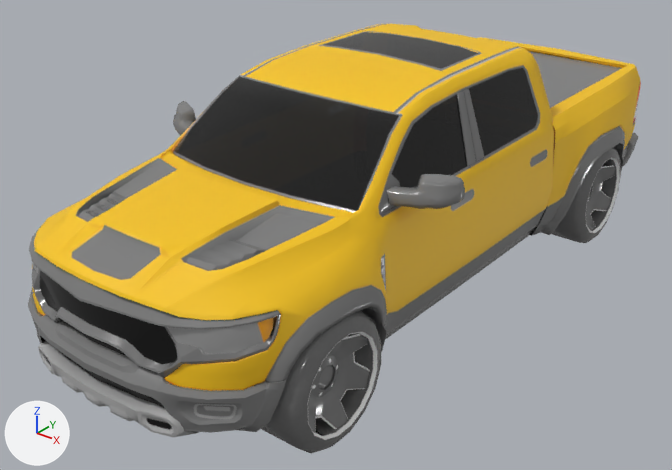
Renders of the FBX model Assets/Models/Cars/Dodge/Dodge_1.fbx from each side of a commit.
Rendered twice from a camera (50 mm lens) standing at (3.95, -5.52, 3.63) and looking at (-0.18, -0.37, 0.43). Lighting does not change. The marker at lower left points along +X, +Y and +Z. Where no turn or scale is listed for an object, it has been applied to the vertices.

In view in the first picture: 'BSurfaceMesh.013', 'BSurfaceMesh.014', 'Cylinder.002'.
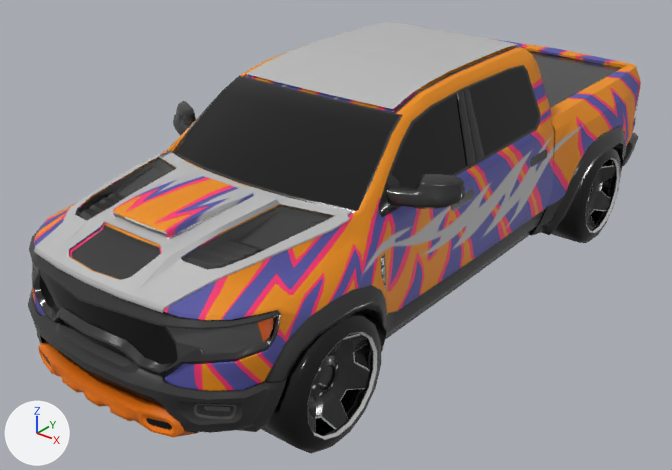
Location of each change, [x1, y1, x2, y2] in pixels of the pictures (672 x 470 px):
```json
{"object": "BSurfaceMesh.014", "change": "surface changed", "before": [29, 24, 641, 408], "after": [29, 24, 641, 408]}
{"object": "Dodge_carbon", "change": "added", "after": [34, 22, 516, 313], "faces in mat_carbon_doodge (grey #bcbcbc)": [34, 22, 516, 313], "faces in mat_dodge_airintake (its picture is missing)": [113, 205, 235, 239]}
{"object": "Cylinder.002", "change": "surface changed", "before": [262, 146, 621, 453], "after": [262, 146, 621, 453], "on screen": "grey to black"}
{"object": "BSurfaceMesh.013", "change": "surface changed", "before": [28, 133, 638, 437], "after": [28, 133, 638, 437]}
{"object": "Dodge_airintake2", "change": "added", "after": [113, 172, 254, 238]}
```

Scene script edits in JSON lines:
```json
{"op": "add", "block": "img_lighting_dodge_albedotransparency_png", "code": ["img_lighting_dodge_albedotransparency_png = load_image('Lighting_Dodge_AlbedoTransparency.png', 'Lighting_Dodge/Lighting_Dodge_AlbedoTransparency.png', 2048, 2048, 'sRGB')"]}
{"block": "mat_dodge", "where": "n2 = _N.new('ShaderNodeTexImage'); n2.name = 'Image Texture'"}
{"op": "set", "path": "n2.image", "old": "img_dodge_dodge_albedotransparency_png", "new": "img_lighting_dodge_albedotransparency_png"}
{"op": "add", "block": "mat_carbon_doodge", "code": ["mat_carbon_doodge = principled_material('carbon_doodge')", "mat_carbon_doodge.base_color = (0.5, 0.5, 0.5)  # grey #bcbcbc"]}
{"op": "add", "block": "mat_dodge_airintake", "code": ["mat_dodge_airintake = principled_material('Dodge_airintake')", "mat_dodge_airintake.base_color = (1.0, 1.0, 1.0)  # white #ffffff"]}
{"op": "add", "block": "me_mesh_004", "code": ["me_mesh_004 = bpy.data.meshes.new('Mesh.004')", "me_mesh_004.from_pydata(...)  # 282 vertices, 229 faces; spans x -0.85..0.85, y -1.86..1.86, z -0.38..0.38", "# faces by material slot: [100, 129]", "me_mesh_004.materials.append(mat_dodge_airintake)  # its picture is missing", "me_mesh_004.materials.append(mat_carbon_doodge)  # grey #bcbcbc"]}
{"op": "add", "block": "me_mesh_003", "code": ["me_mesh_003 = bpy.data.meshes.new('Mesh.003')", "me_mesh_003.from_pydata(...)  # 118 vertices, 100 faces; spans x -0.286..0.286, y -0.349..0.349, z -0.058..0.058", "me_mesh_003.materials.append(mat_dodge)"]}
{"op": "add", "block": "ob_dodge_carbon", "code": ["ob_dodge_carbon = bpy.data.objects.new('Dodge_carbon', me_mesh_004)", "ob_dodge_carbon.location = (0.0, -0.969, 1.485)"]}
{"op": "add", "block": "ob_dodge_airintake2", "code": ["ob_dodge_airintake2 = bpy.data.objects.new('Dodge_airintake2', me_mesh_003)", "ob_dodge_airintake2.location = (0.0, -2.081, 1.329)"]}
```
